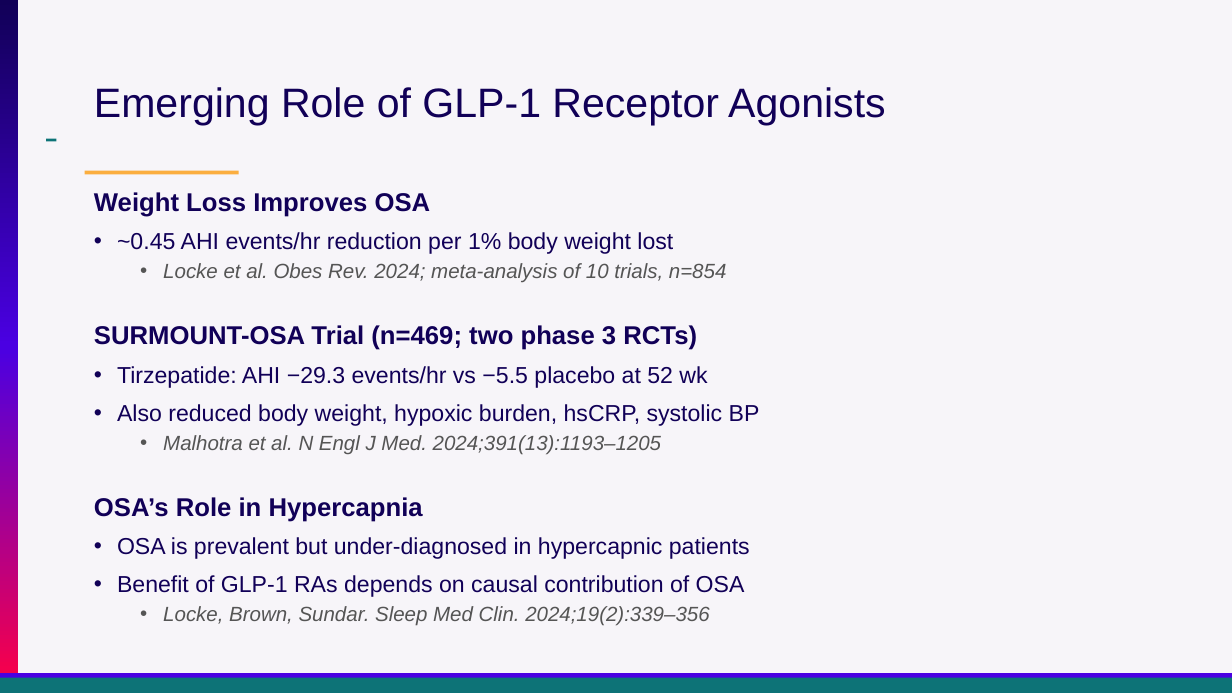
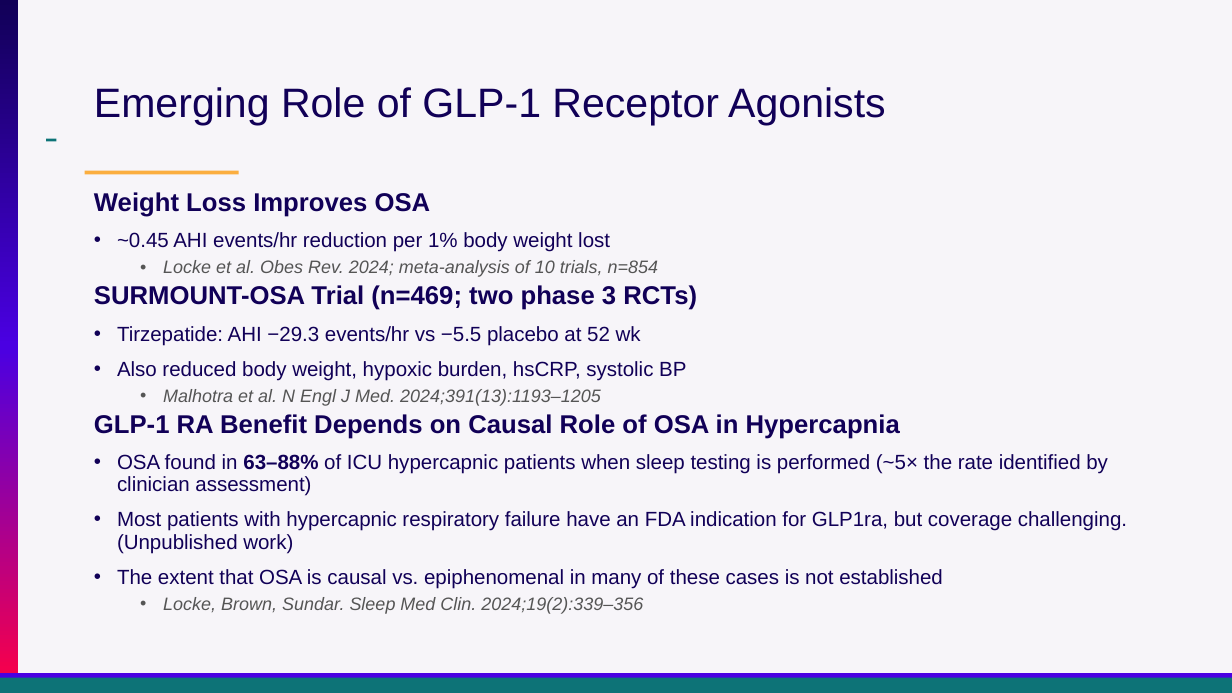
Before and after one commit to reblocke/clinical_talks, a slide deck: slide 36 of archive/Presentations/Locke Utah ACP OHS 2026.pptx (slide 38 before the commit). Drawn at 1232x693 pixels with LibreOffice and Linux fonts; fonts in the diff are those of the drawing. Boxes give left, top, right and bottom in pixels: in the first picture for what was removed or moved away, otherwise in the second. Text is boxed around its words. In the diff, an @@ line names an element or a change of style, - is before the commit and + after.

```diff
--- a/archive/Presentations/Locke Utah ACP OHS 2026.pptx
+++ b/archive/Presentations/Locke Utah ACP OHS 2026.pptx
@@ text at (94, 232, 697, 614): size 18 to 16 pt in "~0.45 AHI events/hr reduction per 1% body ...", "Tirzepatide: AHI −29.3 events/hr vs −5.5 placebo ...", "Also reduced body weight, hypoxic burden, hsCRP, ..."; size 16 to 14 pt in "Locke et al. Obes Rev. 2024; meta-analysis ...", "Malhotra et al. N Engl J Med. ...", "Locke, Brown, Sundar. Sleep Med Clin. 2024;19(2):339–356"; less space between paragraphs @@
@@ text at (94, 414, 1127, 588): text changed; size 18 to 16 pt @@
-OSA’s Role in Hypercapnia
-• OSA is prevalent but under-diagnosed in hypercapnic patients
-• Benefit of GLP-1 RAs depends on causal contribution of OSA
+GLP-1 RA Benefit Depends on Causal Role of OSA in Hypercapnia
+• OSA found in 63–88% of ICU hypercapnic patients when sleep testing is performed (~5× the rate identified by clinician assessment)
+• Most patients with hypercapnic respiratory failure have an FDA indication for GLP1ra, but coverage challenging. (Unpublished work)
+• The extent that OSA is causal vs. epiphenomenal in many of these cases is not established
```
Also in this commit, not shown: 25 other slides changed, 8 slides added, 7 slides removed, 1 other file.
